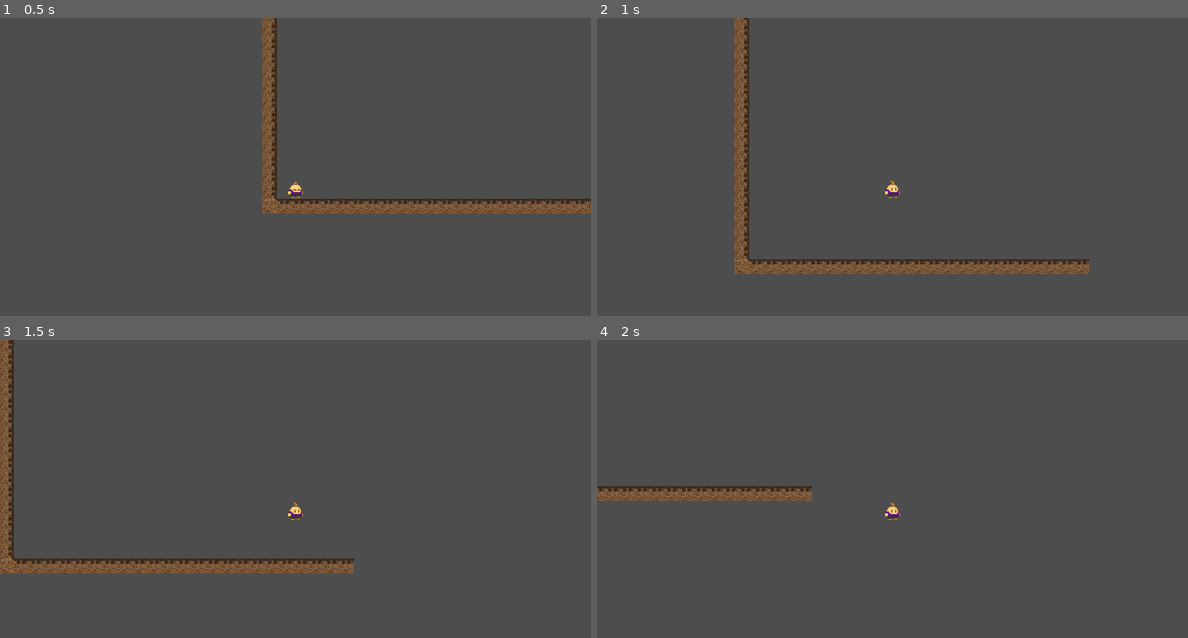
Above: before the commit, frames 1-4 (two rows, left to right).
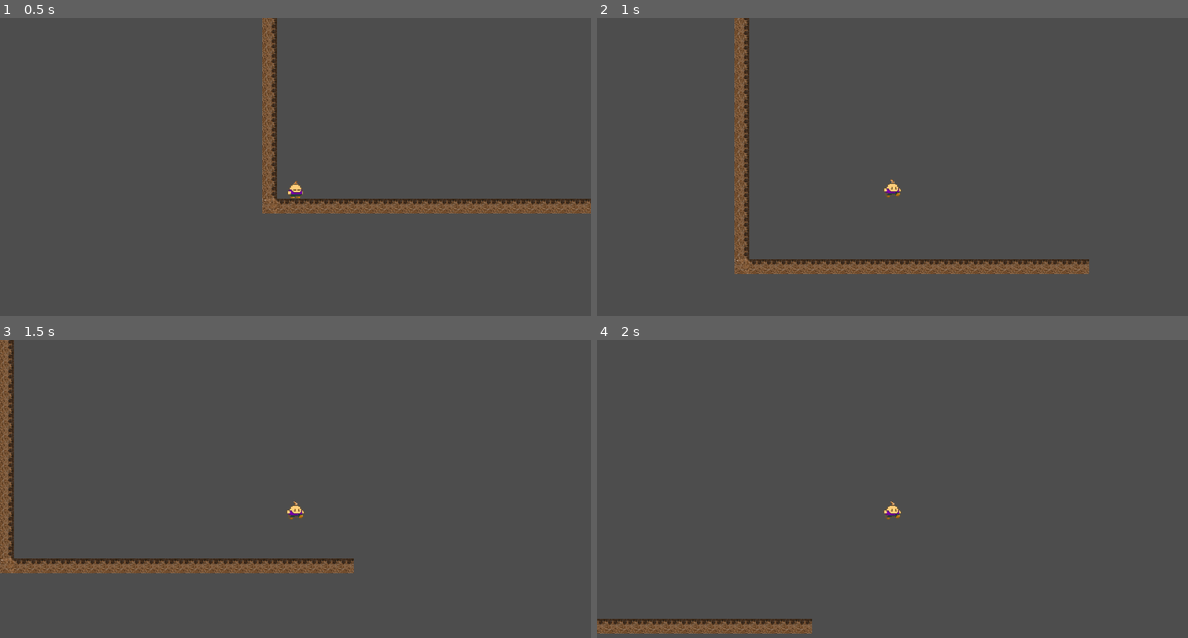
Above: after the commit, the same moments.

Repository: EnzoPandaBRYT/Teste-de-Plataforma-2D
Game: Godot game, scene res://levels/debug_level.tscn
The game is run twice, just before and just after one commit, with the same random seed, the same clock (stepped at 60 frames per second) and the same inputs.
Inputs:
- Up to frame 1 (0.5 s): no input
- Up to frame 2 (1 s): tap Enter at 0.5 s; hold Right (move_right) from 0.53 s (still down); tap Up (jump) at 0.77 s
- Up to frame 3 (1.5 s): keep holding Right (move_right)
- Up to frame 4 (2 s): keep holding Right (move_right); tap Up (jump) at 1.52 s

Frame 1 is identical in both runs. In frame 2, less than 0.1% of the frame differs, in the area x 48-52%, y 54-61%; in frame 3, less than 0.1%; in frame 4, 3.7%, in the area x 0-52%, y 49-99%.

Commit message:
Alterações no Player

Diff:
--- a/player/player2.gd
+++ b/player/player2.gd
@@ -18,6 +18,8 @@
 
 	if !_Input and !_jump_action:
 		_change_state(_StateMachine.IDLE)
+	else:
+		_change_state(_StateMachine.JUMP)
 
 func _jump() -> void:
 	_enterState("jumping")
